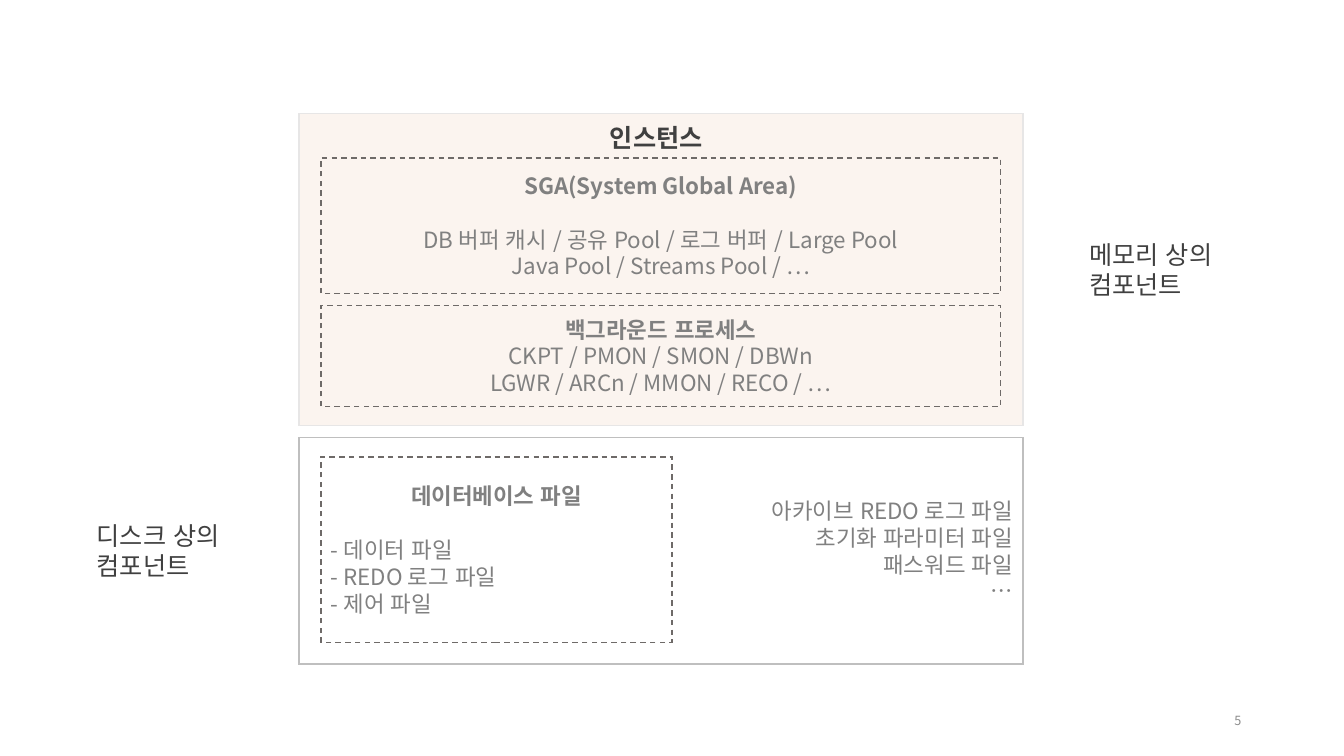
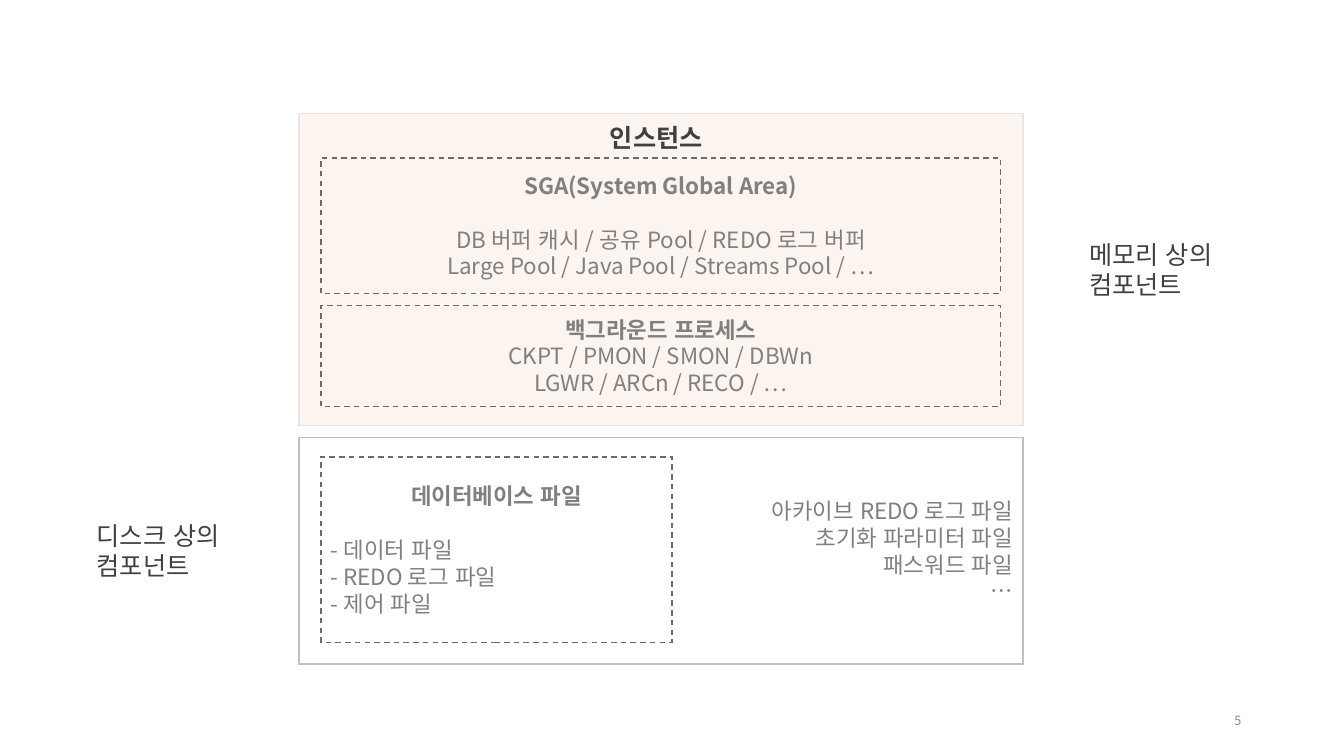
Before and after one commit to ISFX-Study/learn-study, a slide deck: slide 5 of 발표자료/20240707/20240707_Oracle_Database_Overview.pptx. Drawn at 1344x756 pixels with LibreOffice and Linux fonts; fonts in the diff are those of the drawing; background and template pictures are left out. Boxes give left, top, right and bottom in pixels: in the first picture for what was removed or moved away, otherwise in the second. Text is boxed around its words. In the diff, an @@ line names an element or a change of style, - is before the commit and + after.

```diff
--- a/발표자료/20240707/20240707_Oracle_Database_Overview.pptx
+++ b/발표자료/20240707/20240707_Oracle_Database_Overview.pptx
@@ text in rectangle at (447, 229, 865, 280): text changed @@
-DB 버퍼 캐시 / 공유 Pool / 로그 버퍼 / Large Pool
-Java Pool / Streams Pool / …
+DB 버퍼 캐시 / 공유 Pool / REDO 로그 버퍼
+Large Pool / Java Pool / Streams Pool / …
@@ text in rectangle at (534, 374, 745, 391): text changed @@
-LGWR / ARCn / MMON / RECO / …
+LGWR / ARCn / RECO / …
```
